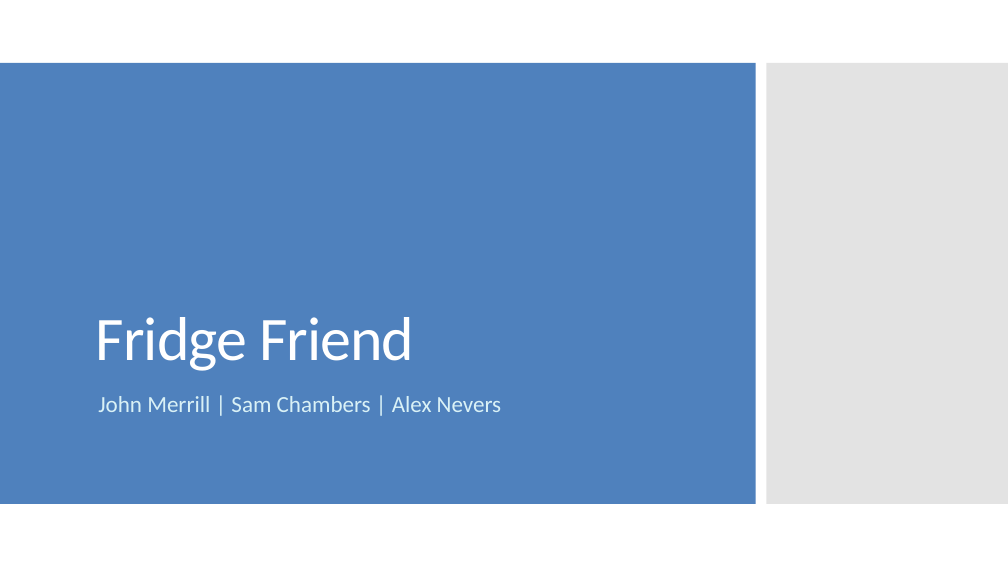
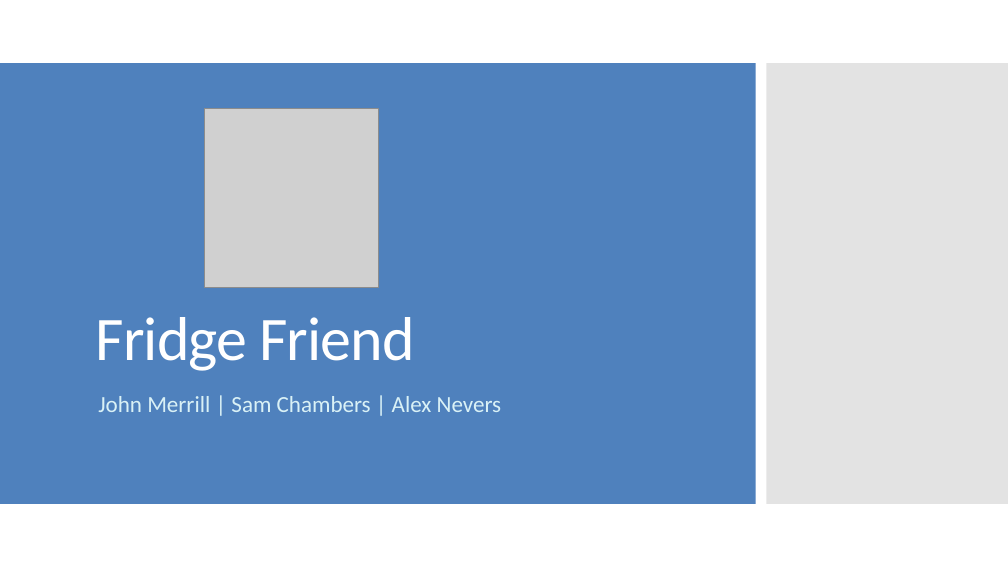
Before and after one commit to uml-app1-2016/Fridge-Friend, a slide deck: slide 1 of Fridge Friend.pptx. Drawn at 1008x567 pixels with LibreOffice and Linux fonts; fonts in the diff are those of the drawing; grey boxes stand for pictures. Boxes give left, top, right and bottom in pixels: in the first picture for what was removed or moved away, otherwise in the second. Text is boxed around its words. In the diff, an @@ line names an element or a change of style, - is before the commit and + after.

```diff
--- a/Fridge Friend.pptx
+++ b/Fridge Friend.pptx
@@ text "Fridge Friend" at <box>96,317,414,371</box>: letter spacing -1 to -0.9 pt @@
@@ picture added at <box>204,109,378,287</box> @@
```
Also in this commit, not shown: 3 other slides changed, 4 slides added.
